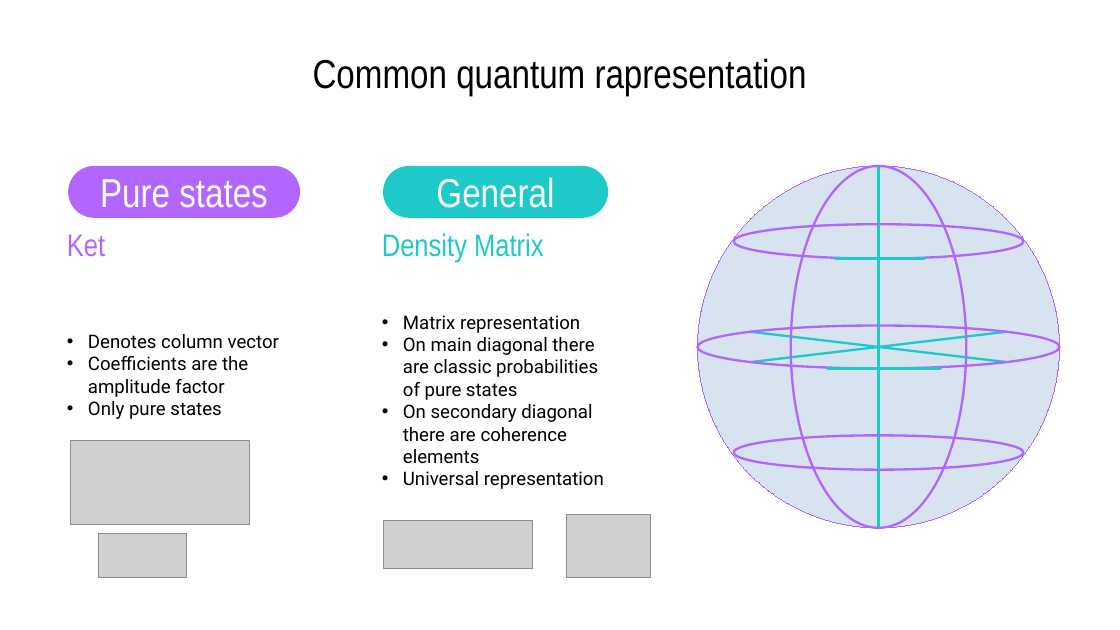
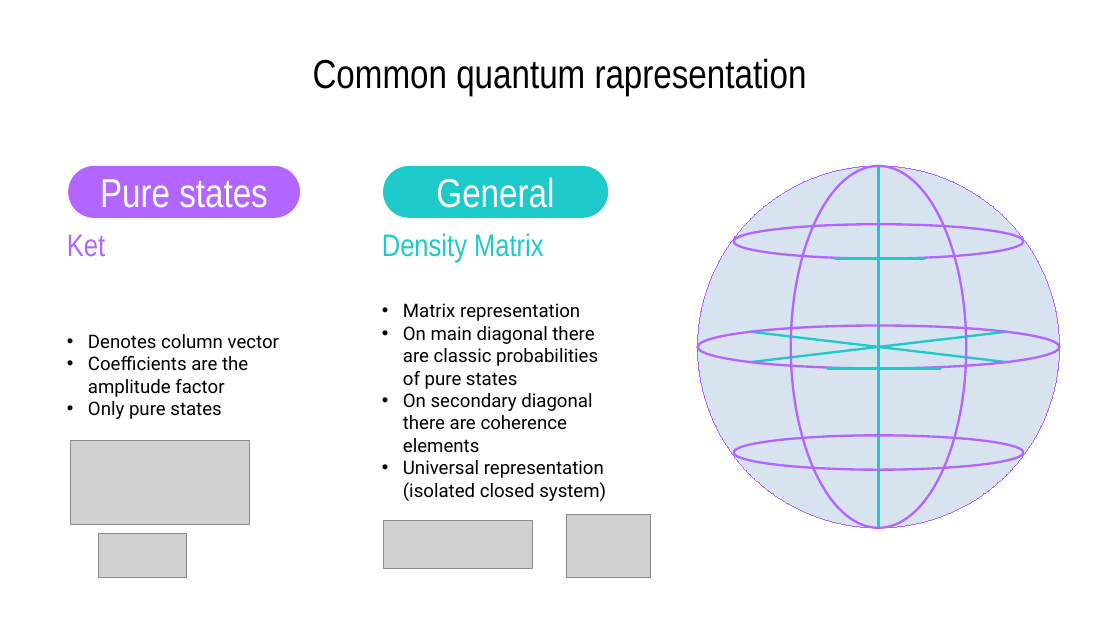
Before and after one commit to Moriarty2002/quantum-information, a slide deck: slide 5 of docs/elaborato.pptx (slide 7 before the commit). Drawn at 1120x630 pixels with LibreOffice and Linux fonts; fonts in the diff are those of the drawing; grey boxes stand for pictures. Boxes give left, top, right and bottom in pixels: in the first picture for what was removed or moved away, otherwise in the second. Text is boxed around its words. In the diff, an @@ line names an element or a change of style, - is before the commit and + after.

```diff
--- a/docs/elaborato.pptx
+++ b/docs/elaborato.pptx
@@ text at bbox=[403, 460, 606, 501]: text changed @@
-• Universal representation
+• Universal representation (isolated closed system)
```
Also in this commit, not shown: 9 other slides changed, 5 slides added, 13 slides removed, 3 other files.
